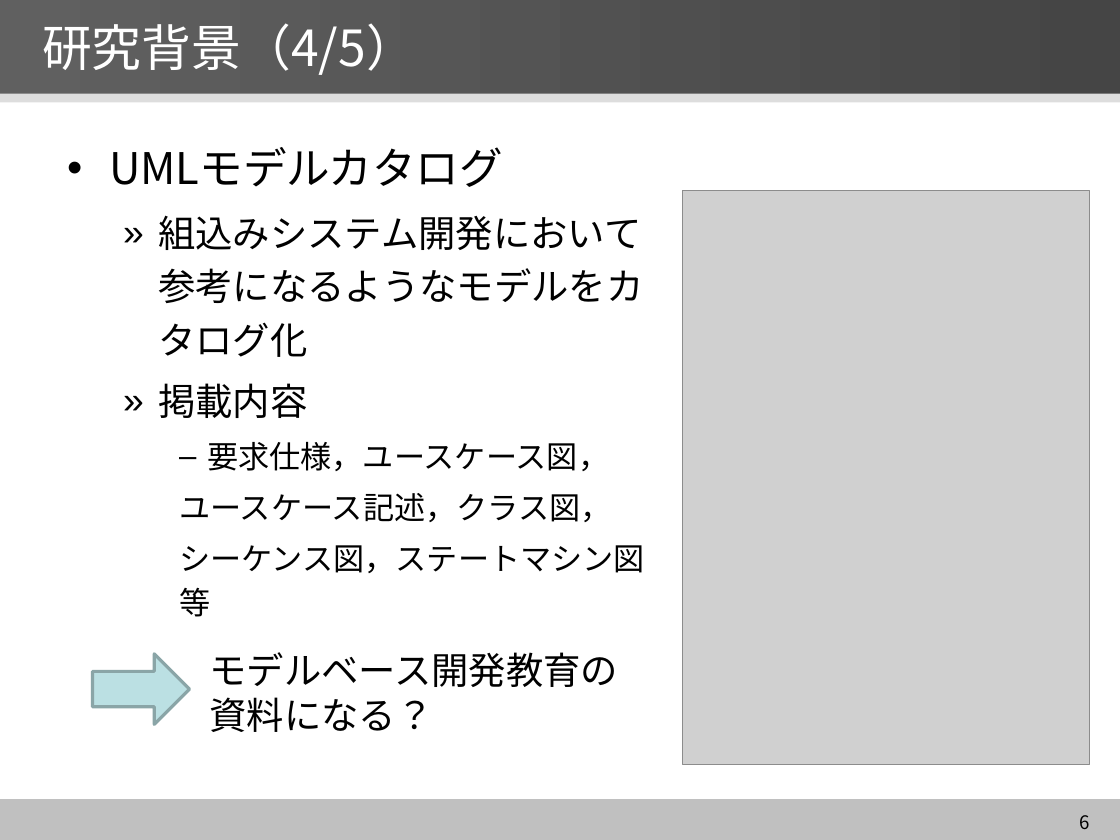
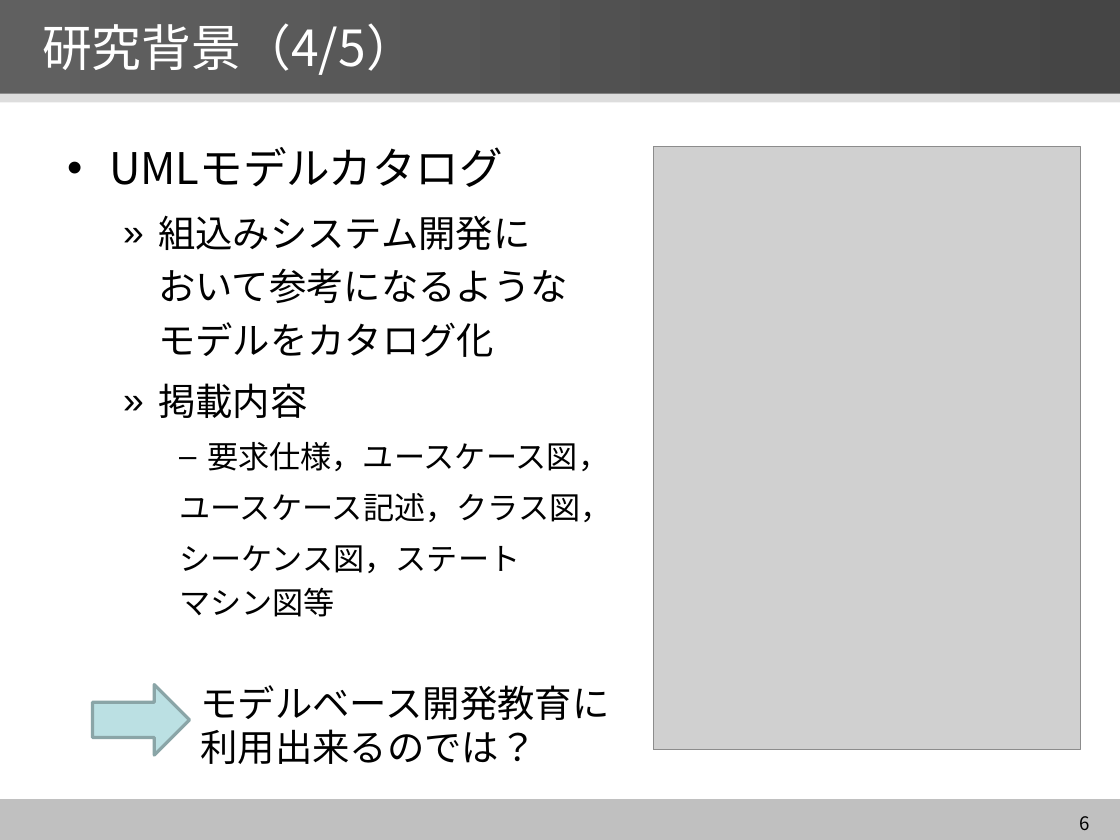
Before and after one commit to YutaNiimura/leJOS-OSEK, a slide deck: slide 6 of 中間発表関連/5I25新村祐太 中間発表スライドver2.0.pptx. Drawn at 1120x840 pixels with LibreOffice and Linux fonts; fonts in the diff are those of the drawing; grey boxes stand for pictures. Boxes give left, top, right and bottom in pixels: in the first picture for what was removed or moved away, otherwise in the second. Text is boxed around its words. In the diff, an @@ line names an element or a change of style, - is before the commit and + after.

```diff
--- a/中間発表関連/5I25新村祐太 中間発表スライドver2.0.pptx
+++ b/中間発表関連/5I25新村祐太 中間発表スライドver2.0.pptx
@@ picture resized from (x1=683, y1=192, x2=1089, y2=765) to (x1=654, y1=148, x2=1080, y2=749) @@
@@ picture resized from (x1=683, y1=190, x2=1090, y2=765) to (x1=654, y1=147, x2=1081, y2=749) @@
@@ picture added at (x1=654, y1=147, x2=1080, y2=749) @@
@@ text at (x1=158, y1=215, x2=568, y2=357): spaces changed @@
-  » 組込みシステム開発において参考になるようなモデルをカタログ化
+  » 組込みシステム開発に
+    おいて参考になるようなモデルをカタログ化
@@ text at (x1=179, y1=545, x2=520, y2=617): spaces changed @@
-    シーケンス図，ステートマシン図等
+    シーケンス図，ステート
+    マシン図等
@@ right arrow moved from (x1=93, y1=654, x2=190, y2=725) to (x1=93, y1=684, x2=190, y2=755) @@
@@ text at (x1=201, y1=685, x2=610, y2=764): text changed @@
-モデルベース開発教育の
-資料になる？
+モデルベース開発教育に
+利用出来るのでは？
```
Also in this commit, not shown: 13 other slides changed, 3 slides added, 2 other files.
